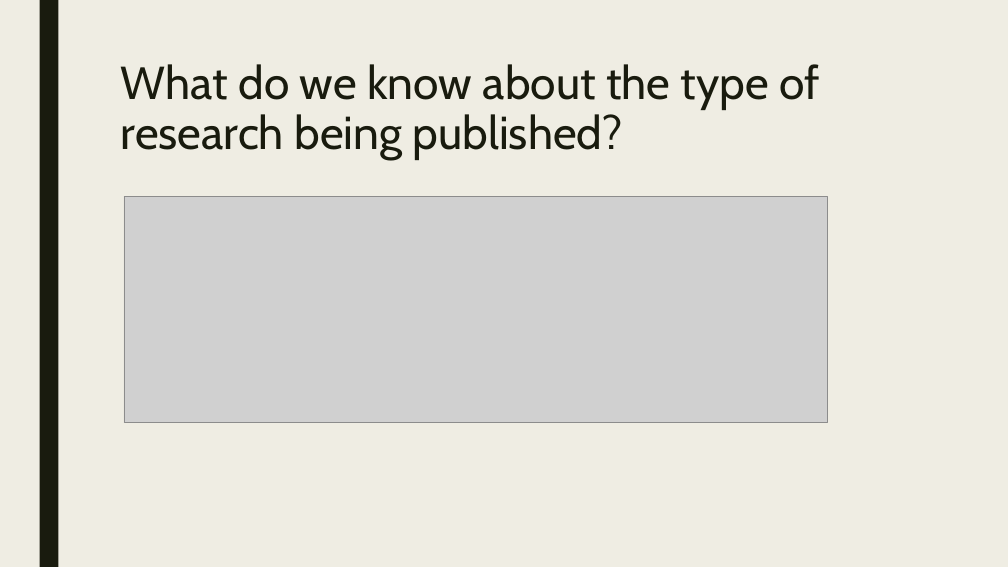
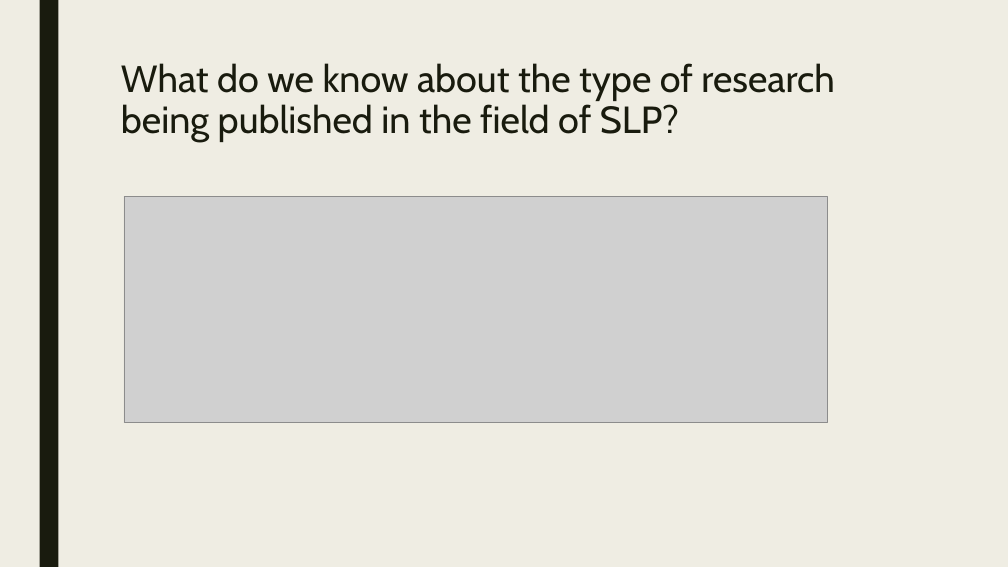
Before and after one commit to Jim-Wright90/cds_663_winter_2021, a slide deck: slide 5 of slides/Translating the evidence_presentation.pptx (slide 2 before the commit). Drawn at 1008x567 pixels with LibreOffice and Linux fonts; fonts in the diff are those of the drawing; grey boxes stand for pictures. Boxes give left, top, right and bottom in pixels: in the first picture for what was removed or moved away, otherwise in the second. Text is boxed around its words. In the diff, an @@ line names an element or a change of style, - is before the commit and + after.

```diff
--- a/slides/Translating the evidence_presentation.pptx
+++ b/slides/Translating the evidence_presentation.pptx
@@ title at (121, 63, 834, 142): text changed; size 44 to 36 pt @@
-What do we know about the type of research being published?
+What do we know about the type of research being published in the field of SLP?
```
Also in this commit, not shown: 2 other slides changed, 6 slides added, 1 other file.
